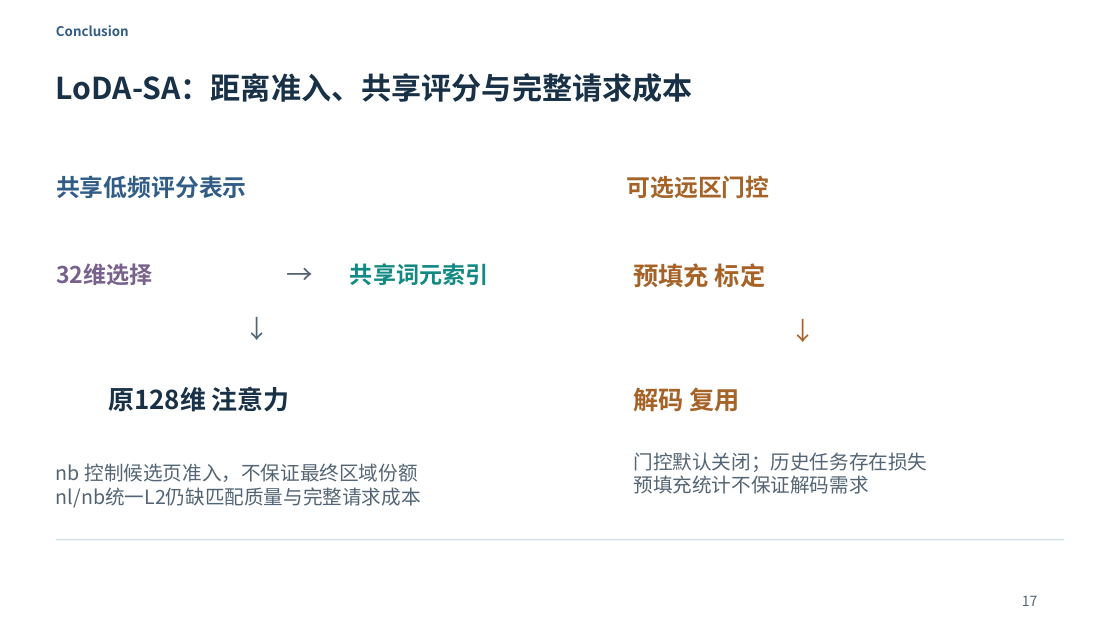
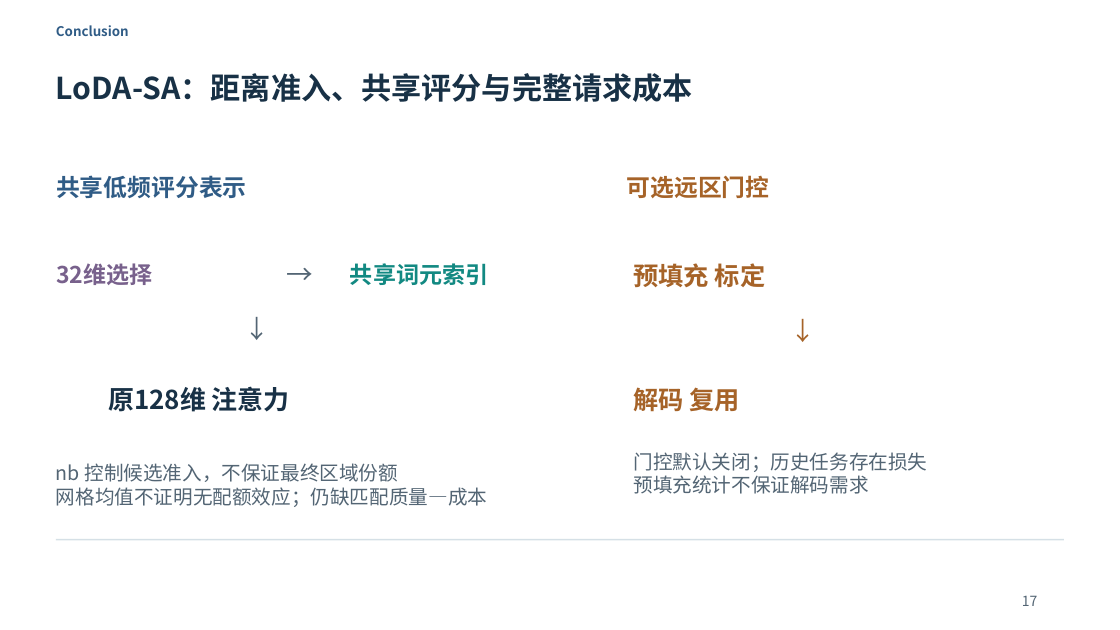
Before and after one commit to Chosen-David/two-level-attention, a slide deck: slide 17 of agent_doc/advice/dac_manuscript/presentation/TwoLevel_UserEdited_20261014.pptx. Drawn at 1120x630 pixels with LibreOffice and Linux fonts; fonts in the diff are those of the drawing. Boxes give left, top, right and bottom in pixels: in the first picture for what was removed or moved away, otherwise in the second. Text is boxed around its words. In the diff, an @@ line names an element or a change of style, - is before the commit and + after.

```diff
--- a/agent_doc/advice/dac_manuscript/presentation/TwoLevel_UserEdited_20261014.pptx
+++ b/agent_doc/advice/dac_manuscript/presentation/TwoLevel_UserEdited_20261014.pptx
@@ text at <box>56,463,487,507</box>: text changed @@
-nb 控制候选页准入，不保证最终区域份额
-nl/nb统一L2仍缺匹配质量与完整请求成本
+nb 控制候选准入，不保证最终区域份额
+网格均值不证明无配额效应；仍缺匹配质量—成本
```
Also in this commit, not shown: 1 other slide changed, 54 other files.
